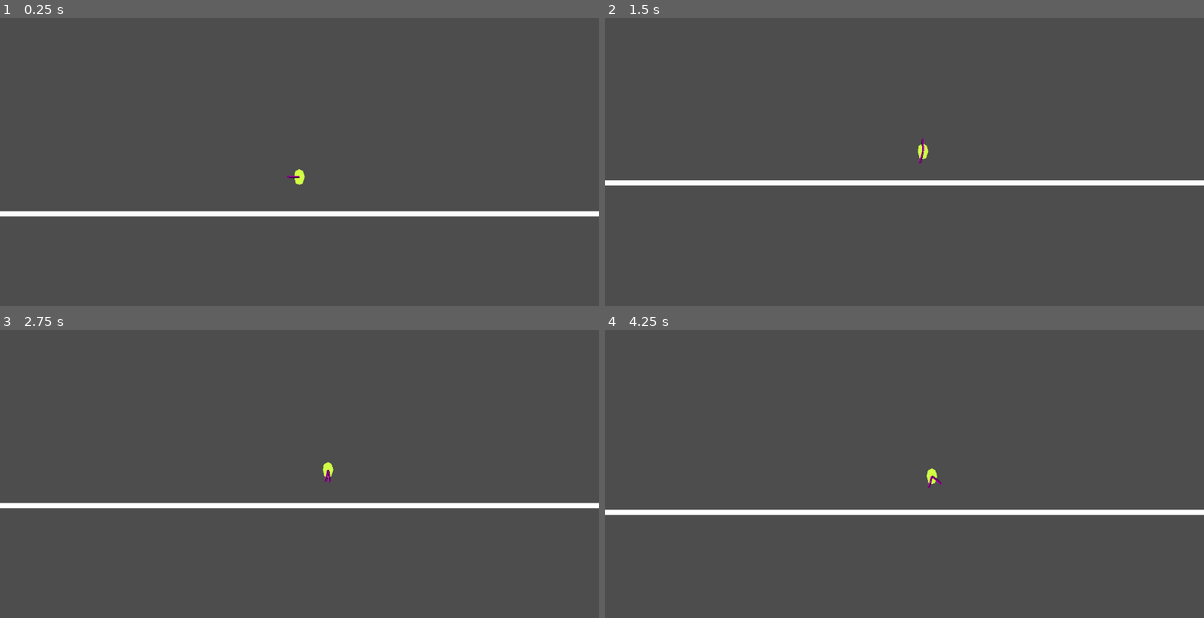
Above: before the commit, frames 1-4 (two rows, left to right).
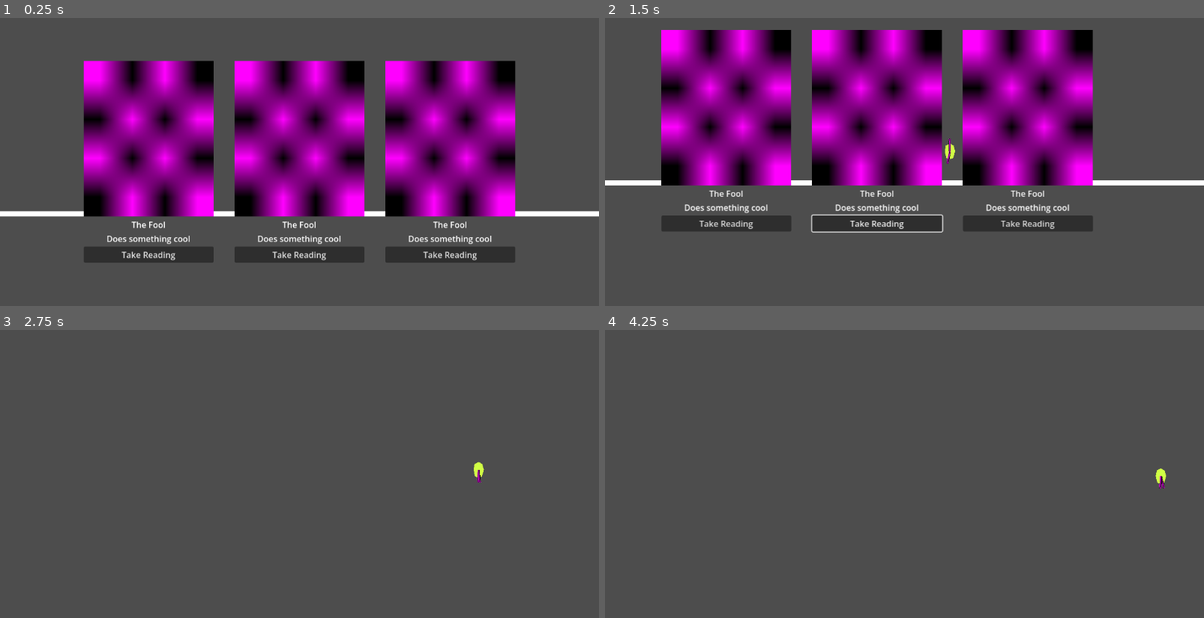
Above: after the commit, the same moments.

Repository: chloecat0/fools-journey
Game: Godot game, scene res://Main.tscn
Two runs of this game, one before a commit and one after it. Both use one fixed random seed, a clock stepped at 60 frames per second and the inputs below.
Inputs (mouse positions are in pixels of both pictures, inside the frame that each line leads up to):
- Up to frame 1 (0.25 s): no input
- Up to frame 2 (1.5 s): click (754, 231) at 0.5 s, where only the run after the commit has a clickable "Take Reading"; move the mouse to (1036, 150) at 1.27 s; hold Right (move_right) from 1.28 s (still down); tap Space (jump) at 1.35 s
- Up to frame 3 (2.75 s): keep holding Right (move_right); tap Space (jump) at 1.52, 1.82, 2.27, 2.3, 2.57 s; move the mouse to (179, 497) at 2.02 s; click (179, 497) at 2.1 s
- Up to frame 4 (4.25 s): move the mouse to (964, 404) at 2.77 s; release Right (move_right) at 2.78 s; hold Left (move_left) 2.78-3.53 s; right-click (964, 404) at 2.85 s; tap Space (jump) at 3.05, 3.77, 3.8, 4.07 s; move the mouse to (874, 546) at 3.52 s; hold Right (move_right) from 3.53 s (still down); tap Shift (dash) at 3.6 s

The runs differ from the first frame. In frame 1, 39% of the frame differs, in the area x 13-87%, y 14-85%; in frame 2, 40%, in the area x 9-82%, y 4-75%; in frame 3, 2.3%; in frame 4, 2.3%.

Commit message:
Functional card selection and data

Diff:
--- a/Main.tscn
+++ b/Main.tscn
@@ -19,4 +19,7 @@
 points = PackedVector2Array(-1000, 0, 1000, 0)
 
 [node name="CardSelect" parent="." unique_id=1331166929 instance=ExtResource("2_uu6xs")]
-visible = false
+offset_left = -445.0
+offset_top = -230.0
+offset_right = 445.0
+offset_bottom = 230.0
--- /dev/null
+++ b/card.gd
@@ -0,0 +1,21 @@
+extends Node
+
+@export var card_data : Card
+
+@onready var title_labal = $Title
+@onready var description_label = $Description
+@onready var texture = $TextureRect
+
+func _ready() -> void:
+	update_card()
+
+func update_card():
+	if not card_data:
+		push_warning("Card has no data")
+	title_labal.text = card_data.title
+	description_label.text = card_data.description
+	texture = card_data.texture
+
+func on_selected() -> void:
+	var player : Player = get_tree().get_first_node_in_group("Player")
+	card_data.apply(player)
--- a/card.tscn
+++ b/card.tscn
@@ -1,4 +1,7 @@
 [gd_scene format=3 uid="uid://sacf0e672tte"]
+
+[ext_resource type="Script" uid="uid://bgdv388ylq2yp" path="res://card.gd" id="1_kikvd"]
+[ext_resource type="Resource" uid="uid://brxmy4e0g51kk" path="res://fool.tres" id="2_rjlel"]
 
 [sub_resource type="PlaceholderTexture2D" id="PlaceholderTexture2D_nxf5b"]
 size = Vector2(250, 300)
@@ -10,6 +13,8 @@
 offset_right = 161.0
 grow_vertical = 2
 alignment = 1
+script = ExtResource("1_kikvd")
+card_data = ExtResource("2_rjlel")
 
 [node name="TextureRect" type="TextureRect" parent="." unique_id=860185369]
 layout_mode = 2
@@ -28,3 +33,5 @@
 [node name="Select" type="Button" parent="." unique_id=1663715099]
 layout_mode = 2
 text = "Take Reading"
+
+[connection signal="pressed" from="Select" to="." method="on_selected"]
--- /dev/null
+++ b/card_data.gd
@@ -0,0 +1,31 @@
+class_name Card
+extends Resource
+
+@export var title: String
+@export_multiline var description: String
+enum PlayerStat {SPEED_MULT, JUMP_MULT, HEALTH, DAMAGE, ATTACK_SPEED}
+@export var stat : PlayerStat
+@export var stat_change : float
+@export var texture : Texture2D
+
+func _init(p_title = "Title", p_desc = "Description", p_stat : PlayerStat = PlayerStat.SPEED_MULT, p_change = 0.0, p_texture = null):
+	title = p_title
+	description = p_desc
+	stat = p_stat
+	stat_change = p_change
+	texture = p_texture
+
+func apply(player: Player):
+	match stat:
+		PlayerStat.SPEED_MULT:
+			player.speed_multiplier += stat_change
+		PlayerStat.JUMP_MULT:
+			player.jump_multiplier += stat_change
+		PlayerStat.HEALTH:
+			player.max_health += stat_change
+		PlayerStat.DAMAGE:
+			player.damage += stat_change
+		PlayerStat.ATTACK_SPEED:
+			player.attack_speed += stat_change
+		_:
+			push_error("Invalid player stat in card")
--- /dev/null
+++ b/fool.tres
@@ -0,0 +1,10 @@
+[gd_resource type="Resource" script_class="Card" format=3 uid="uid://brxmy4e0g51kk"]
+
+[ext_resource type="Script" uid="uid://cxt1x5m7xhj2" path="res://card_data.gd" id="1_fdf5c"]
+
+[resource]
+script = ExtResource("1_fdf5c")
+title = "The Fool"
+description = "Does something cool"
+stat_change = 1.0
+metadata/_custom_type_script = "uid://cxt1x5m7xhj2"
--- a/player.gd
+++ b/player.gd
@@ -1,3 +1,4 @@
+class_name Player
 extends CharacterBody2D
 
 signal leveled_up
@@ -60,7 +61,7 @@
 		velocity.x = move_toward(velocity.x, 0, SPEED*speed_multiplier)
 	move_and_slide()
 
-func _process(delta: float) -> void:
+func _process(_delta: float) -> void:
 	if xp >= xp_to_level:
 		xp -= xp_to_level
 		xp_to_level *= 2
Not shown, added: card.gd.uid
Not shown, added: card_data.gd.uid
